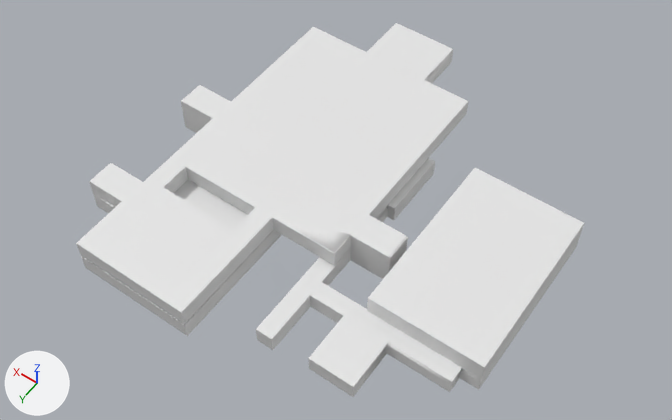
An edit to the FBX model Assets/Models/Levels/university.fbx, drawn before and after from the same camera.
Camera for both pictures: a camera (50 mm lens) standing at (-70.7, 62.6, 142.9) and looking at (-5.9, -28.1, 0.4). Arrows for +X, +Y and +Z are at lower left; the lights stay in place. Materials are left out; every surface is plain grey. Where no turn or scale is listed for an object, it has been applied to the vertices. Vertices at the same position are counted once.

Before the edit, the objects in view are built like this:
```python
me_cube_001 = bpy.data.meshes.new('Cube.001')
me_cube_001.from_pydata(...)  # 984 vertices, 864 faces; spans x -47.8..32.8, y -57.8..9.8, z 0.0..4.0
me_cube_002 = bpy.data.meshes.new('Cube.002')
me_cube_002.from_pydata(...)  # 527 vertices, 457 faces; spans x -47.8..32.8, y -73.2..9.8, z 4.0..7.5
me_cube_006 = bpy.data.meshes.new('Cube.006')
me_cube_006.from_pydata(...)  # 600 vertices, 708 faces; spans x -47.7..32.5, y -57.8..9.7, z -0.2..0.0
me_cube_019 = bpy.data.meshes.new('Cube.019')
me_cube_019.from_pydata(...)  # 520 vertices, 622 faces; spans x -44.0..24.2, y -57.7..9.8, z 3.5..3.6
me_cube_021 = bpy.data.meshes.new('Cube.021')
me_cube_021.from_pydata(...)  # 352 vertices, 416 faces; spans x -47.8..32.5, y -73.2..9.8, z 7.5..7.7
ob_first_ceiling = bpy.data.objects.new('First Ceiling', me_cube_019)
ob_first_ceiling.location = (0.0, 0.0, 0.0)
ob_first_floor_floor = bpy.data.objects.new('First Floor Floor', me_cube_006)
ob_first_floor_floor.location = (0.0, 0.0, 0.0)
ob_second_ceiling = bpy.data.objects.new('Second Ceiling', me_cube_021)
ob_second_ceiling.location = (0.0, 0.0, 0.0)
ob_wall = bpy.data.objects.new('Wall', me_cube_002)
ob_wall.location = (0.0, 0.0, 0.0)
ob_walls = bpy.data.objects.new('Walls', me_cube_001)
ob_walls.location = (0.0, 0.0, 0.0)
```
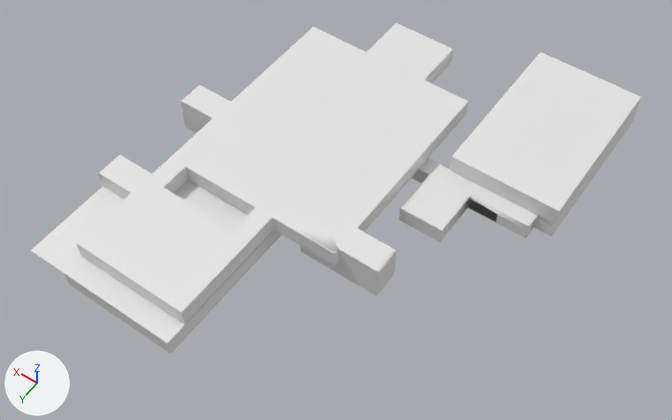
Where the newer file only moved an object's origin or applied its transform, the numbers keep the older frame.

Changed parts and their boxes (x1, y1, x2, y2) in the pictures (672 x 420 px; the box of a moved part takes in the faces that stretch with it):
```json
{"object": "Second Ceiling", "change": "reshaped", "before": [76, 23, 584, 368], "after": [76, 23, 641, 313], "on screen": "11% wider, 16% shorter"}
{"object": "First Ceiling", "change": "reshaped", "before": [81, 158, 462, 387], "after": [31, 158, 537, 344], "on screen": "33% wider, 19% shorter"}
{"object": "Walls", "change": "reshaped", "before": [82, 114, 580, 397], "after": [65, 110, 637, 353], "on screen": "15% wider, 14% shorter"}
{"object": "Wall", "change": "reshaped", "before": [77, 50, 584, 378], "after": [77, 50, 641, 324], "on screen": "11% wider, 16% shorter"}
{"object": "First Floor Floor", "change": "reshaped", "before": [86, 127, 567, 397], "after": [69, 126, 630, 354], "on screen": "17% wider, 15% shorter"}
{"part": 1, "of": "me_cube_002", "change": "moved or reshaped", "before": [367, 225, 584, 378], "after": [450, 98, 641, 223]}
{"part": 2, "of": "me_cube_002", "change": "moved or reshaped", "before": [89, 164, 121, 207], "after": [99, 157, 131, 199]}
{"part": 3, "of": "me_cube_002", "change": "moved or reshaped", "before": [335, 104, 467, 269], "after": [335, 104, 467, 284]}
{"part": 4, "of": "me_cube_006", "change": "moved or reshaped", "before": [86, 177, 567, 397], "after": [69, 126, 630, 354]}
{"part": 5, "of": "me_cube_001", "change": "moved or reshaped", "before": [82, 165, 580, 397], "after": [65, 110, 637, 353]}
{"part": 6, "of": "me_cube_021", "change": "moved or reshaped", "before": [368, 168, 584, 368], "after": [452, 52, 641, 212]}
{"part": 7, "of": "me_cube_021", "change": "moved or reshaped", "before": [78, 119, 213, 243], "after": [78, 119, 213, 243]}
{"part": 8, "of": "me_cube_021", "change": "moved or reshaped", "before": [330, 101, 468, 257], "after": [330, 101, 468, 272]}
```

The change, as JSON lines over the scene's bpy script:
```json
{"block": "me_cube_006", "where": "# used by ob_first_floor_floor; location = (0.0, 0.0, 0.0)"}
{"op": "remove", "block": "me_cube_006", "code": "me_cube_006.from_pydata(...)  # 600 vertices, 708 faces; spans x -47.7..32.5, y -57.8..9.7, z -0.2..0.0"}
{"op": "add", "block": "me_cube_006", "code": "me_cube_006.from_pydata(...)  # 498 vertices, 565 faces; spans x -42.7..32.8, y -83.2..14.1, z -0.2..0.0"}
{"block": "me_cube_006", "change": "me_cube_006 part 4: 8 vertices moved from x -16.0..24.3, y -47.3..9.5, z -0.2..0.0 to x -9.7..32.8, y -47.2..9.5, z -0.2..0.0; 310 vertices removed from x -47.7..32.5, y -47.3..9.7, z -0.2..0.0; 208 vertices added at x -42.7..32.8, y -83.2..14.1, z -0.2..0.0"}
{"block": "me_cube_019", "where": "# used by ob_first_ceiling; location = (0.0, 0.0, 0.0)"}
{"op": "remove", "block": "me_cube_019", "code": "me_cube_019.from_pydata(...)  # 520 vertices, 622 faces; spans x -44.0..24.2, y -57.7..9.8, z 3.5..3.6"}
{"op": "add", "block": "me_cube_019", "code": "me_cube_019.from_pydata(...)  # 374 vertices, 426 faces; spans x -39.0..32.7, y -57.7..14.2, z 3.5..3.6"}
{"block": "me_cube_019", "change": "me_cube_019 part 9: 32 vertices moved from x -16.0..24.2, y -47.2..9.8, z 3.5..3.6 to x -17.0..24.2, y -47.2..14.2, z 3.5..3.6; 208 vertices removed from x -44.0..24.2, y -47.2..9.8, z 3.5..3.6; 62 vertices added at x -39.0..32.7, y -47.2..14.2, z 3.5..3.6"}
{"block": "me_cube_021", "where": "me_cube_021.from_pydata(...)  # 352 vertices, 416 faces; spans x -47.8..32.5, y -73.2..9.8, z 7.5..7.7"}
{"block": "me_cube_021", "where": "# used by ob_second_ceiling; location = (0.0, 0.0, 0.0)"}
{"block": "me_cube_021", "change": "me_cube_021 part 6: the loose piece of 8 vertices spanning x -47.8..-24.8, y -47.2..-11.0, z 7.5..7.7 is moved by (5.0, -36.0, 0.0)"}
{"block": "me_cube_021", "change": "me_cube_021 part 7: all 32 vertices in x 24.0..32.5, y -7.8..-2.0, z 7.5..7.7 are moved by (0.0, -2.5, 0.0)"}
{"block": "me_cube_021", "change": "me_cube_021 part 8: all 32 vertices in x -23.0..-14.5, y -26.0..-20.2, z 7.5..7.7 are moved by (0.0, 3.8, 0.0)"}
{"block": "me_cube_002", "where": "me_cube_002.from_pydata(...)  # 527 vertices, 457 faces; spans x -47.8..32.8, y -73.2..9.8, z 4.0..7.5"}
{"block": "me_cube_002", "where": "# used by ob_wall; location = (0.0, 0.0, 0.0)"}
{"block": "me_cube_002", "change": "me_cube_002 part 1: the loose piece of 32 vertices spanning x -47.8..-24.8, y -47.2..-11.0, z 4.0..7.5 is moved by (5.0, -36.0, 0.0)"}
{"block": "me_cube_002", "change": "me_cube_002 part 2: all 48 vertices in x 24.0..32.8, y -7.8..-2.0, z 4.0..7.5 are moved by (0.0, -2.5, 0.0)"}
{"block": "me_cube_002", "change": "me_cube_002 part 3: all 48 vertices in x -23.2..-14.5, y -26.0..-20.2, z 4.0..7.5 are moved by (0.0, 3.8, 0.0)"}
{"block": "me_cube_001", "where": "# used by ob_walls; location = (0.0, 0.0, 0.0)"}
{"op": "remove", "block": "me_cube_001", "code": "me_cube_001.from_pydata(...)  # 984 vertices, 864 faces; spans x -47.8..32.8, y -57.8..9.8, z 0.0..4.0"}
{"op": "add", "block": "me_cube_001", "code": "me_cube_001.from_pydata(...)  # 940 vertices, 822 faces; spans x -42.8..32.8, y -83.2..14.1, z 0.0..4.0"}
{"block": "me_cube_001", "change": "me_cube_001 part 5: 67 vertices moved from x -16.2..32.8, y -47.2..-2.0, z 0.0..3.5 to x -26.0..32.5, y -47.2..4.8, z 0.0..3.5; 441 vertices removed from x -47.8..32.8, y -47.2..9.8, z 0.0..4.0; 399 vertices added at x -42.8..32.8, y -83.2..14.1, z 0.0..4.0"}
```
